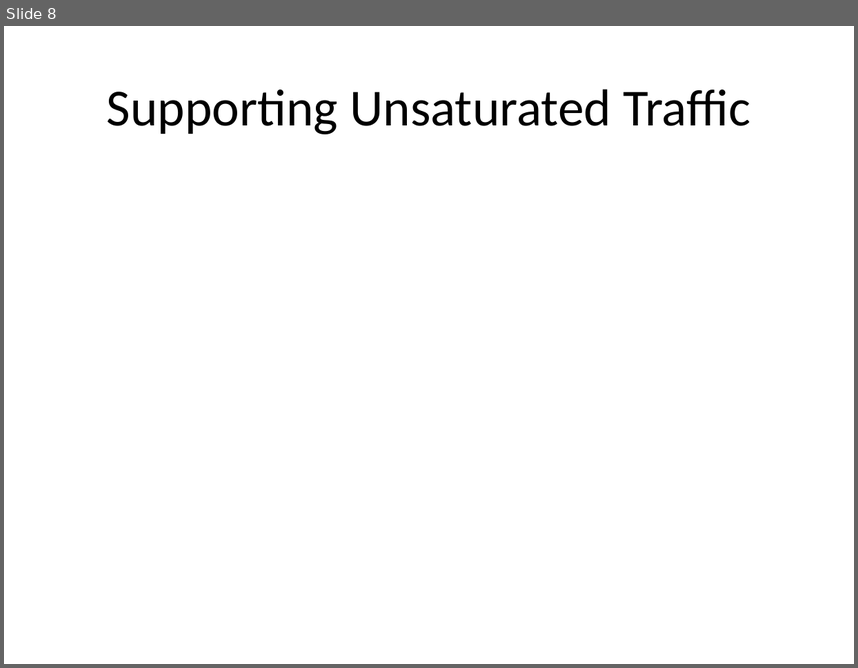
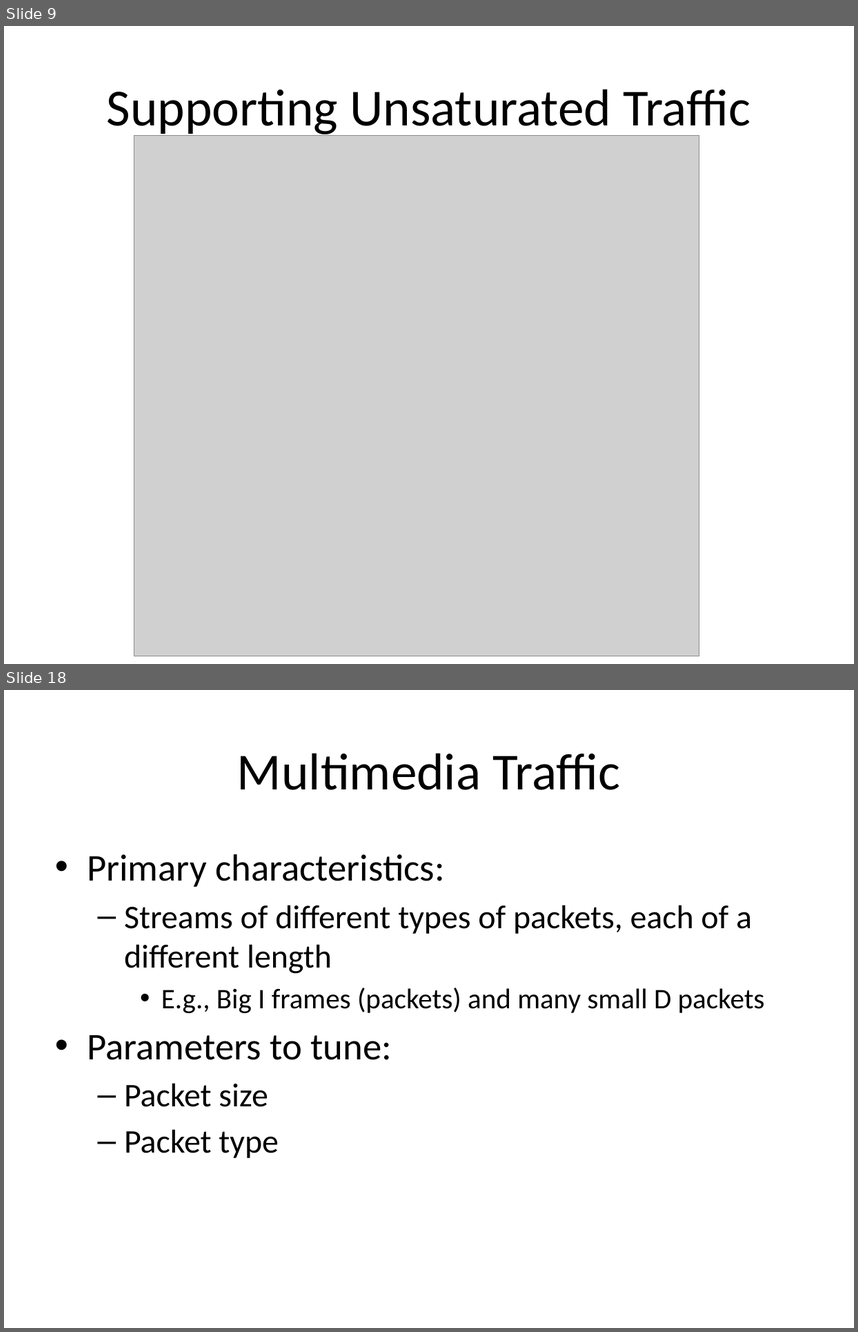
Before and after one commit to tamirh-uci/HeteroTrafficModels, a slide deck: presentation/slides.pptx. Shown one above the other, each under a label of ours: slide 8 before the commit, slides 9 and 18 after it; the slides between them are not shown. The pictures are 858x668 and 858x1332 pixels, drawn with LibreOffice and Linux fonts; fonts in the diff are those of the drawing; grey boxes stand for pictures. Boxes give left, top, right and bottom in pixels: in the first picture for what was removed or moved away, otherwise in the second. Text is boxed around its words. In the diff, an @@ line names an element or a change of style, - is before the commit and + after.

```diff
--- a/presentation/slides.pptx
+++ b/presentation/slides.pptx
@@ slide 18 added at box(4, 690, 854, 1328), background #FFFFFF @@
@@ title added at box(237, 753, 620, 790), 44 pt, text #000000 @@
+Multimedia Traffic
@@ text added at box(87, 854, 765, 1158), 28 pt, text #000000 @@
+• Primary characteristics:
+  – Streams of different types of packets, each of a different length
+    • E.g., Big I frames (packets) and many small D packets
+• Parameters to tune:
+  – Packet size
+  – Packet type
@@ what was slide 8 is now slide 9 @@
@@ slide 9 changed as well @@
@@ picture added at box(134, 135, 700, 655) @@
```
Also in this commit, not shown: 6 other slides changed, 12 other slides added.
